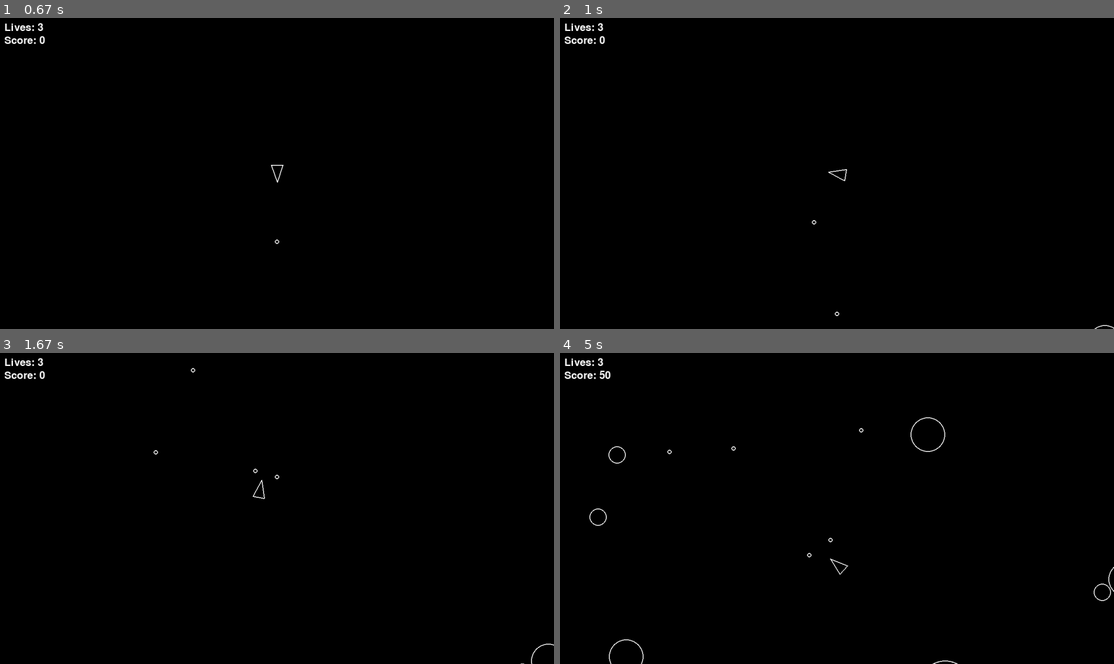
Above: before the commit, frames 1-4 (two rows, left to right).
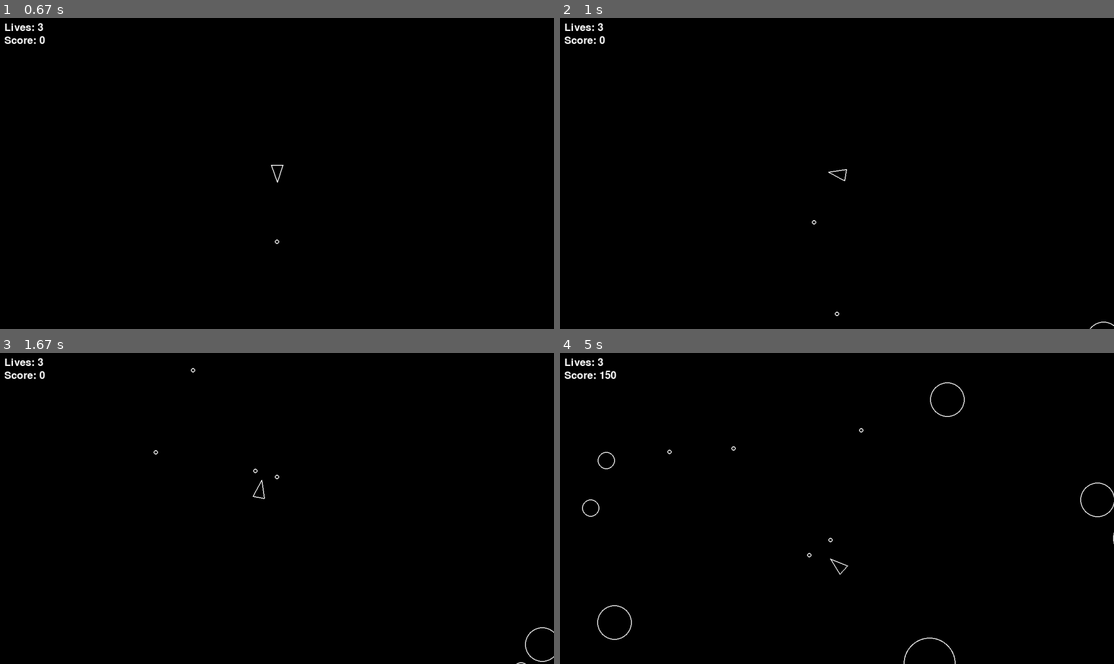
Above: after the commit, the same moments.

Repository: RAm13-dev/asteroid_game
Game: pygame game, started from main.py
Two runs of this game, one before a commit and one after it. Both use one fixed random seed, a clock stepped at 60 frames per second and the inputs below.
Inputs:
- Up to frame 1 (0.67 s): tap Space at 0.33 s
- Up to frame 2 (1 s): hold D from 0.67 s (still down); tap Space at 0.73 s
- Up to frame 3 (1.67 s): tap Space at 1.03, 1.23, 1.57 s; release D at 1.13 s; hold W 1.17-1.47 s; hold D from 1.5 s (still down)
- Up to frame 4 (5 s): tap Space at 1.87, 2.07, 2.37, 2.63, 2.97, 3.27, 3.4, 3.8, 4.1, 4.47, 4.87 s; release D at 1.97 s; hold A 2-2.53 s; hold S 2.57-2.87 s; hold A 2.9-3.3 s; hold W 3.33-3.7 s; hold D 3.73-4.37 s; hold S 4.4-4.77 s; hold A from 4.8 s (still down)

Frame 1 is identical in both runs. In frame 2, less than 0.1% of the frame differs, in the area x 95-100%, y 97-100%; in frame 3, 0.1%; in frame 4, 0.8%, in the area x 3-100%, y 5-100%.

Commit message:
Add asteroid difficulty and split tests

Diff:
--- a/asteroid.py
+++ b/asteroid.py
@@ -1,4 +1,9 @@
-from constants import LINE_WIDTH, ASTEROID_MIN_RADIUS
+from constants import (
+    LINE_WIDTH,
+    ASTEROID_MIN_RADIUS,
+    ASTEROID_SPLIT_SPEED_MIN,
+    ASTEROID_SPLIT_SPEED_MAX,
+)
 from circleshape import CircleShape
 from logger import log_event
 import pygame
@@ -10,24 +15,29 @@
        super().__init__(x, y, radius)
 
     def draw(self, screen):
+        """Render the asteroid as a simple outlined circle."""
         pygame.draw.circle(screen, "white", self.position, self.radius, LINE_WIDTH)
 
     def update(self, dt):
+        """Move the asteroid and wrap it around the screen edges."""
         self.position += self.velocity * dt
-        # Wrap around screen edges
         self.wrap_position()
 
     def split(self):
+        """Split an asteroid into two smaller ones with randomized speed."""
         self.kill()
         if self.radius <= ASTEROID_MIN_RADIUS:
             return
-        else:
-            log_event("asteroid_split")
-            angle = random.uniform(20, 50)
-            vel_p = self.velocity.rotate(angle)
-            vel_n = self.velocity.rotate(-angle)
-            new_radius = self.radius - ASTEROID_MIN_RADIUS
-            asteroid_p = Asteroid(self.position.x, self.position.y, new_radius)
-            asteroid_n = Asteroid(self.position.x, self.position.y, new_radius)
-            asteroid_p.velocity = vel_p * 1.2
-            asteroid_n.velocity = vel_n * 1.2
+        log_event("asteroid_split")
+        angle = random.uniform(20, 50)
+        vel_p = self.velocity.rotate(angle)
+        vel_n = self.velocity.rotate(-angle)
+        new_radius = self.radius - ASTEROID_MIN_RADIUS
+        asteroid_p = Asteroid(self.position.x, self.position.y, new_radius)
+        asteroid_n = Asteroid(self.position.x, self.position.y, new_radius)
+        speed_multiplier = random.uniform(
+            ASTEROID_SPLIT_SPEED_MIN,
+            ASTEROID_SPLIT_SPEED_MAX,
+        )
+        asteroid_p.velocity = vel_p * speed_multiplier
+        asteroid_n.velocity = vel_n * speed_multiplier
--- a/asteroidfield.py
+++ b/asteroidfield.py
@@ -1,94 +1,84 @@
+import random
+
 import pygame
 
-import random
-
 from asteroid import Asteroid
-
-from constants import *
-
-
-
+from constants import (
+    ASTEROID_DIFFICULTY_RAMP_SECONDS,
+    ASTEROID_KINDS,
+    ASTEROID_MAX_DIFFICULTY_MULTIPLIER,
+    ASTEROID_MAX_RADIUS,
+    ASTEROID_MIN_RADIUS,
+    ASTEROID_ROTATION_MAX,
+    ASTEROID_ROTATION_MIN,
+    ASTEROID_SPAWN_RATE_SECONDS,
+    ASTEROID_SPEED_MAX,
+    ASTEROID_SPEED_MIN,
+    SCREEN_HEIGHT,
+    SCREEN_WIDTH,
+)
 
 
 class AsteroidField(pygame.sprite.Sprite):
+    """Spawns asteroids at random edges and ramps difficulty over time."""
+    edges = [
+        [
+            pygame.Vector2(1, 0),
+            lambda y: pygame.Vector2(-ASTEROID_MAX_RADIUS, y * SCREEN_HEIGHT),
+        ],
+        [
+            pygame.Vector2(-1, 0),
+            lambda y: pygame.Vector2(
+                SCREEN_WIDTH + ASTEROID_MAX_RADIUS, y * SCREEN_HEIGHT
+            ),
+        ],
+        [
+            pygame.Vector2(0, 1),
+            lambda x: pygame.Vector2(x * SCREEN_WIDTH, -ASTEROID_MAX_RADIUS),
+        ],
+        [
+            pygame.Vector2(0, -1),
+            lambda x: pygame.Vector2(
+                x * SCREEN_WIDTH, SCREEN_HEIGHT + ASTEROID_MAX_RADIUS
+            ),
+        ],
+    ]
 
-        edges = [
+    def __init__(self):
+        pygame.sprite.Sprite.__init__(self, self.containers)
+        # Track spawn timing and total elapsed play time.
+        self.spawn_timer = 0.0
+        self.elapsed_time = 0.0
 
-                [
+    def spawn(self, radius, position, velocity):
+        """Create a new asteroid with the requested size and velocity."""
+        asteroid = Asteroid(position.x, position.y, radius)
+        asteroid.velocity = velocity
 
-                        pygame.Vector2(1, 0),
+    def update(self, dt):
+        """Advance timers and spawn new asteroids based on difficulty."""
+        self.spawn_timer += dt
+        self.elapsed_time += dt
 
-                        lambda y: pygame.Vector2(-ASTEROID_MAX_RADIUS, y * SCREEN_HEIGHT),
+        # Ramp difficulty over time to increase pressure.
+        difficulty_multiplier = min(
+            1 + (self.elapsed_time / ASTEROID_DIFFICULTY_RAMP_SECONDS),
+            ASTEROID_MAX_DIFFICULTY_MULTIPLIER,
+        )
+        # Higher difficulty means more frequent spawns.
+        spawn_rate = ASTEROID_SPAWN_RATE_SECONDS / difficulty_multiplier
 
-                    ],
-
-                [
-
-                        pygame.Vector2(-1, 0),
-
-                        lambda y: pygame.Vector2(
-
-                                SCREEN_WIDTH + ASTEROID_MAX_RADIUS, y * SCREEN_HEIGHT
-
-                            ),
-
-                    ],
-
-                [
-
-                        pygame.Vector2(0, 1),
-
-                        lambda x: pygame.Vector2(x * SCREEN_WIDTH, -ASTEROID_MAX_RADIUS),
-
-                    ],
-
-                [
-
-                        pygame.Vector2(0, -1),
-
-                        lambda x: pygame.Vector2(
-
-                                x * SCREEN_WIDTH, SCREEN_HEIGHT + ASTEROID_MAX_RADIUS
-
-                            ),
-
-                    ],
-
-            ]
-
-
-
-        def __init__(self):
-
-                pygame.sprite.Sprite.__init__(self, self.containers)
-
-                self.spawn_timer = 0.0
-
-
-
-        def spawn(self, radius, position, velocity):
-
-                asteroid = Asteroid(position.x, position.y, radius)
-
-                asteroid.velocity = velocity
-
-        def update(self, dt):
-
-            self.spawn_timer += dt
-
-            if self.spawn_timer > ASTEROID_SPAWN_RATE_SECONDS:
-
-                self.spawn_timer = 0
-                edge = random.choice(self.edges)
-
-                speed = random.randint(40, 100)
-
-                velocity = edge[0] * speed
-
-                velocity = velocity.rotate(random.randint(-30, 30))
-
-                position = edge[1](random.uniform(0, 1))
-
-                kind = random.randint(1, ASTEROID_KINDS)
-
-                self.spawn(ASTEROID_MIN_RADIUS * kind, position, velocity)
+        if self.spawn_timer > spawn_rate:
+            self.spawn_timer = 0
+            edge = random.choice(self.edges)
+            # Randomize speed within bounds, then scale by difficulty.
+            speed = random.randint(ASTEROID_SPEED_MIN, ASTEROID_SPEED_MAX)
+            velocity = edge[0] * (speed * difficulty_multiplier)
+            # Introduce a slight rotation for variety.
+            velocity = velocity.rotate(
+                random.randint(ASTEROID_ROTATION_MIN, ASTEROID_ROTATION_MAX)
+            )
+            position = edge[1](random.uniform(0, 1))
+            # Choose asteroid size variant based on defined kinds.
+            kind = random.randint(1, ASTEROID_KINDS)
+            self.spawn(ASTEROID_MIN_RADIUS * kind, position, velocity)
--- a/constants.py
+++ b/constants.py
@@ -1,15 +1,18 @@
+# Screen dimensions
 SCREEN_WIDTH = 1280
 
 SCREEN_HEIGHT = 720
 
-PLAYER_RADIUS = 20 #radius of the player's ship
+# Player ship sizing and movement
+PLAYER_RADIUS = 20  # radius of the player's ship
 
-LINE_WIDTH = 2 # the width of the lines that draw the player's ship
+LINE_WIDTH = 2  # the width of the lines that draw the player's ship
 
 PLAYER_TURN_SPEED = 300
 
 PLAYER_SPEED = 200
 
+# Base asteroid sizing and spawn cadence
 ASTEROID_MIN_RADIUS = 20
 
 ASTEROID_KINDS = 3
@@ -18,13 +21,26 @@
 
 ASTEROID_MAX_RADIUS = ASTEROID_MIN_RADIUS * ASTEROID_KINDS
 
+# Asteroid field tuning (spawn movement + difficulty ramp)
+ASTEROID_SPEED_MIN = 40
+ASTEROID_SPEED_MAX = 100
+ASTEROID_ROTATION_MIN = -30
+ASTEROID_ROTATION_MAX = 30
+# Child asteroid speed multiplier when splitting
+ASTEROID_SPLIT_SPEED_MIN = 1.05
+ASTEROID_SPLIT_SPEED_MAX = 1.35
+# Difficulty increases over time to add pressure
+ASTEROID_DIFFICULTY_RAMP_SECONDS = 20.0
+ASTEROID_MAX_DIFFICULTY_MULTIPLIER = 2.0
+
+# Shot configuration
 SHOT_RADIUS = 5
 
 PLAYER_SHOOT_SPEED = 500
 
 PLAYER_SHOOT_COOLDOWN_SECONDS = 0.3
 
-# Gameplay constants
+# Gameplay constants (survivability)
 PLAYER_LIVES = 3
 PLAYER_INVINCIBILITY_SECONDS = 2.0
 SHOT_LIFETIME_SECONDS = 2.0
--- a/test_game.py
+++ b/test_game.py
@@ -15,12 +15,17 @@
 from circleshape import CircleShape
 from player import Player
 from asteroid import Asteroid
+from asteroidfield import AsteroidField
 from shot import Shot
 from constants import (
     SCREEN_WIDTH, SCREEN_HEIGHT, PLAYER_RADIUS, ASTEROID_MIN_RADIUS,
     PLAYER_SPEED, PLAYER_TURN_SPEED, PLAYER_SHOOT_COOLDOWN_SECONDS,
     PLAYER_INVINCIBILITY_SECONDS, SHOT_LIFETIME_SECONDS,
-    SCORE_SMALL_ASTEROID, SCORE_MEDIUM_ASTEROID, SCORE_LARGE_ASTEROID
+    SCORE_SMALL_ASTEROID, SCORE_MEDIUM_ASTEROID, SCORE_LARGE_ASTEROID,
+    ASTEROID_SPEED_MIN, ASTEROID_SPEED_MAX, ASTEROID_ROTATION_MIN,
+    ASTEROID_ROTATION_MAX, ASTEROID_SPLIT_SPEED_MIN,
+    ASTEROID_SPLIT_SPEED_MAX, ASTEROID_DIFFICULTY_RAMP_SECONDS,
+    ASTEROID_MAX_DIFFICULTY_MULTIPLIER, ASTEROID_SPAWN_RATE_SECONDS
 )
 
 
@@ -287,6 +292,77 @@
             # Should not create new asteroids
             assert len(asteroids_created) == 0
 
+    @pytest.mark.parametrize(
+        "speed_multiplier",
+        [ASTEROID_SPLIT_SPEED_MIN, ASTEROID_SPLIT_SPEED_MAX],
+    )
+    def test_asteroid_split_speed_multiplier_bounds(self, speed_multiplier):
+        """Test that split asteroids use the configured speed bounds."""
+        asteroid = Asteroid(100, 100, ASTEROID_MIN_RADIUS * 2)
+        asteroid.velocity = pygame.Vector2(100, 0)
+        asteroids_created = []
+
+        def mock_init(self, x, y, radius):
+            CircleShape.__init__(self, x, y, radius)
+            asteroids_created.append(self)
+
+        with patch.object(Asteroid, '__init__', mock_init):
+            with patch('asteroid.random.uniform', side_effect=[20, speed_multiplier]):
+                asteroid.split()
+
+        assert len(asteroids_created) == 2
+        for child in asteroids_created:
+            assert child.velocity.length() == pytest.approx(
+                asteroid.velocity.length() * speed_multiplier
+            )
+
+
+class TestAsteroidField:
+    """Tests for asteroid spawning behavior."""
+
+    def test_spawn_uses_configured_speed_and_rotation_bounds(self):
+        """Ensure spawn picks speed and rotation within configured bounds."""
+        field = AsteroidField()
+        captured = {}
+
+        def capture_spawn(radius, position, velocity):
+            captured["velocity"] = velocity
+
+        field.spawn = capture_spawn
+        field.spawn_timer = ASTEROID_SPAWN_RATE_SECONDS + 0.1
+        with patch('asteroidfield.random.choice', return_value=field.edges[0]):
+            with patch(
+                'asteroidfield.random.randint',
+                side_effect=[ASTEROID_SPEED_MIN, ASTEROID_ROTATION_MIN, 1],
+            ) as randint_mock:
+                with patch('asteroidfield.random.uniform', return_value=0.5):
+                    field.update(0.0)
+
+        assert "velocity" in captured
+        randint_mock.assert_any_call(ASTEROID_SPEED_MIN, ASTEROID_SPEED_MAX)
+        randint_mock.assert_any_call(ASTEROID_ROTATION_MIN, ASTEROID_ROTATION_MAX)
+
+    def test_difficulty_multiplier_caps_and_increases_spawn_rate(self):
+        """High difficulty should cap multiplier and allow faster spawns."""
+        field = AsteroidField()
+        field.elapsed_time = ASTEROID_DIFFICULTY_RAMP_SECONDS * 10
+        spawned = {"called": False}
+
+        def capture_spawn(radius, position, velocity):
+            spawned["called"] = True
+
+        field.spawn = capture_spawn
+        with patch('asteroidfield.random.choice', return_value=field.edges[0]):
+            with patch(
+                'asteroidfield.random.randint',
+                side_effect=[ASTEROID_SPEED_MIN, 0, 1],
+            ):
+                with patch('asteroidfield.random.uniform', return_value=0.5):
+                    # Less than base spawn rate but greater than scaled rate.
+                    field.update(ASTEROID_SPAWN_RATE_SECONDS * 0.75)
+
+        assert spawned["called"] is True
+
 
 class TestGameMechanics:
     """Tests for game mechanics and scoring"""
